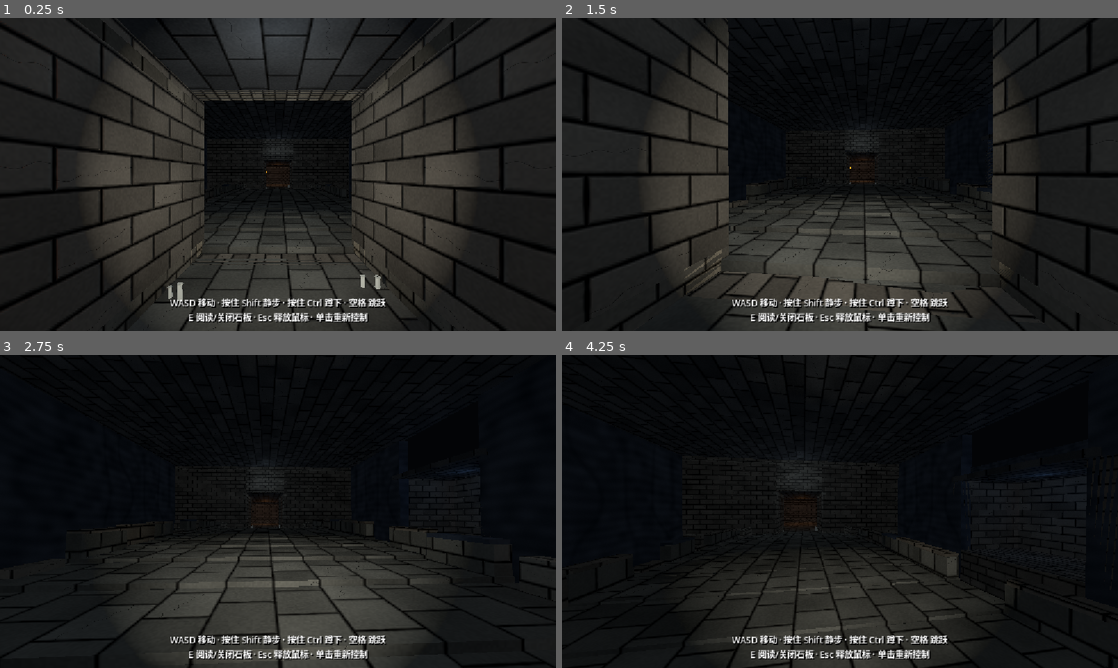
Above: before the commit, frames 1-4 (two rows, left to right).
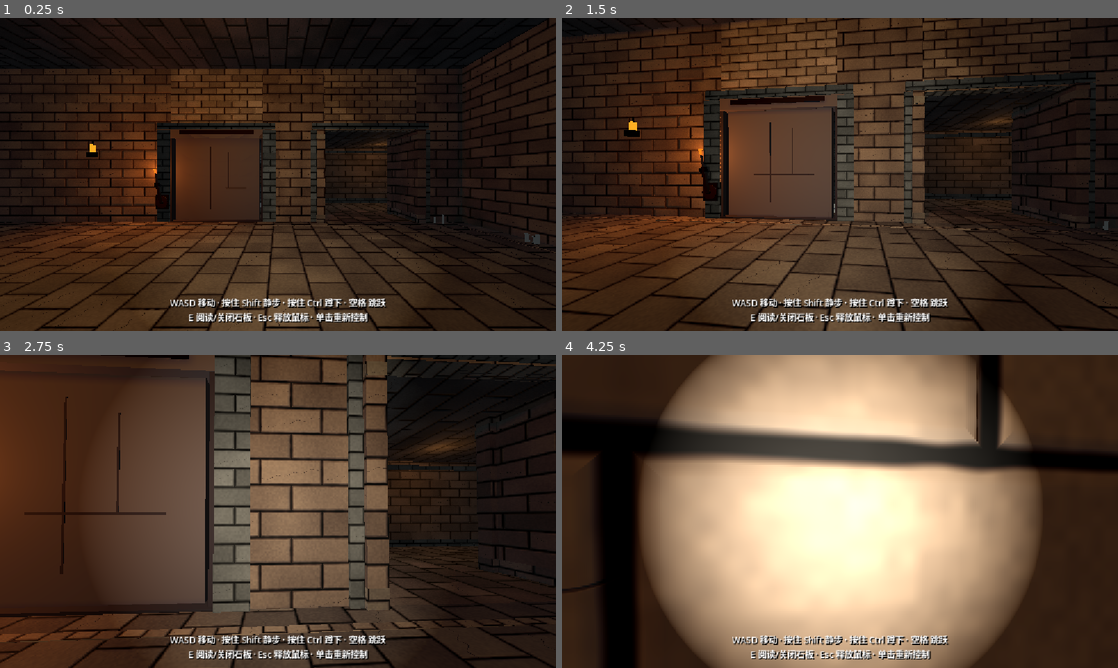
Above: after the commit, the same moments.

Repository: Baron0224/Three-Feet-Under
Game: Godot game, scene res://tomb_corridor.tscn
The game is run twice, just before and just after one commit, with the same random seed, the same clock (stepped at 60 frames per second) and the same inputs.
Inputs (mouse positions are in pixels of both pictures, inside the frame that each line leads up to):
- Up to frame 1 (0.25 s): no input
- Up to frame 2 (1.5 s): tap Enter at 0.5 s; move the mouse to (867, 174) at 0.52 s; press the mouse at (867, 174) at 0.53 s; hold W (move_forward) from 0.53 s (still down); tap Space (jump) at 0.77 s; move the mouse to (812, 174) at 1.27 s; release the mouse at (812, 174) at 1.28 s; tap Ctrl (crouch) at 1.35 s
- Up to frame 3 (2.75 s): keep holding W (move_forward); tap Space (jump) at 1.52 s; move the mouse to (289, 505) at 2.02 s; hold E (interact) from 2.03 s (still down)
- Up to frame 4 (4.25 s): keep holding W (move_forward); move the mouse to (834, 517) at 2.77 s; release E (interact) at 2.78 s; tap Shift (sneak) at 2.85 s; click (834, 517) at 2.92 s; tap Space (jump) at 3.02, 3.77 s; move the mouse to (878, 514) at 3.52 s; press the mouse at (878, 514) at 3.53 s

The runs differ from the first frame. In frame 1, 58% of the frame differs, in the area x 0-100%, y 0-100%; in frame 2, 60%; in frame 3, 68%; in frame 4, 89%.

Commit message:
chore: move temp spawn to circled hub floor spot
Player/test markers at (2, 1.2, -27), hub center-right facing east
toward torch-lever doorway. Local only.

Diff:
--- a/three-feet-under/tomb_corridor.tscn
+++ b/three-feet-under/tomb_corridor.tscn
@@ -2475,7 +2475,7 @@
 transform = Transform3D(1, 0, 0, 0, 1, 0, 0, 0, 1, 0, 2.41, 17.55)
 
 [node name="player" type="CharacterBody3D" parent="." unique_id=144523109]
-transform = Transform3D(0, 0, -1, 0, 1, 0, 1, 0, 0, 15.0, 1.2, -30)
+transform = Transform3D(0, 0, -1, 0, 1, 0, 1, 0, 0, 2.0, 1.2, -27.0)
 script = ExtResource("1_et3i4")
 
 [node name="CollisionShape3D" type="CollisionShape3D" parent="player" unique_id=2089584757]
@@ -4331,7 +4331,7 @@
 lever_on_right = false
 
 [node name="TorchLeverWallTestSpawn" type="Marker3D" parent="."]
-transform = Transform3D(0, 0, -1, 0, 1, 0, 1, 0, 0, 15.0, 1.2, -30)
+transform = Transform3D(0, 0, -1, 0, 1, 0, 1, 0, 0, 2.0, 1.2, -27.0)
 
 
 [node name="DilapidatedBridge" parent="." instance=ExtResource("DilapidatedBridge")]
@@ -4343,7 +4343,7 @@
 allow_future_collapse = true
 
 [node name="DilapidatedBridgeTestSpawn" type="Marker3D" parent="."]
-transform = Transform3D(0, 0, -1, 0, 1, 0, 1, 0, 0, 15.0, 1.2, -30)
+transform = Transform3D(0, 0, -1, 0, 1, 0, 1, 0, 0, 2.0, 1.2, -27.0)
 
 [node name="EastWing" type="Node3D" parent="." unique_id=392047440]
 transform = Transform3D(1.5, 0, 0, 0, 1.5, 0, 0, 0, 1.5, 0, 0, 0)
